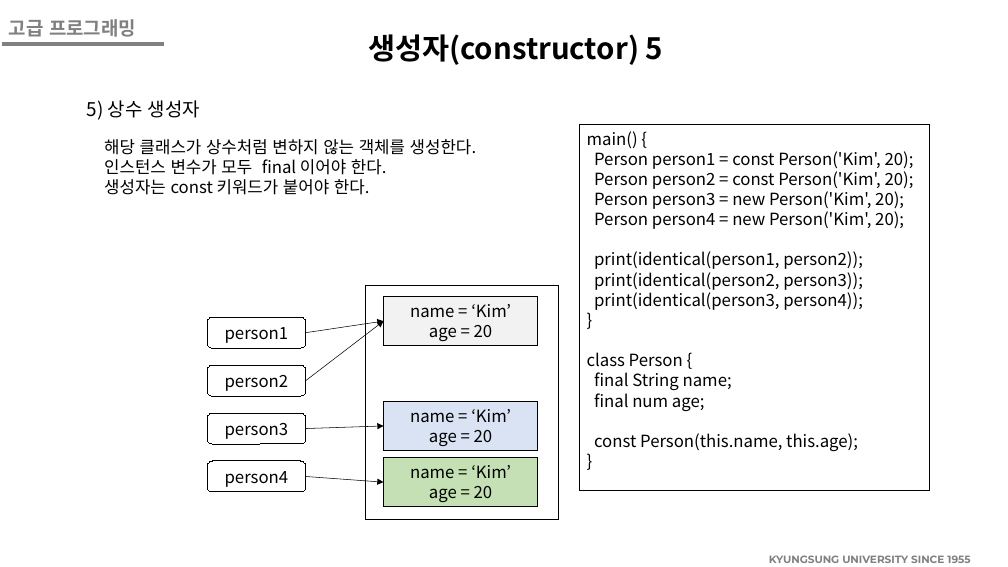
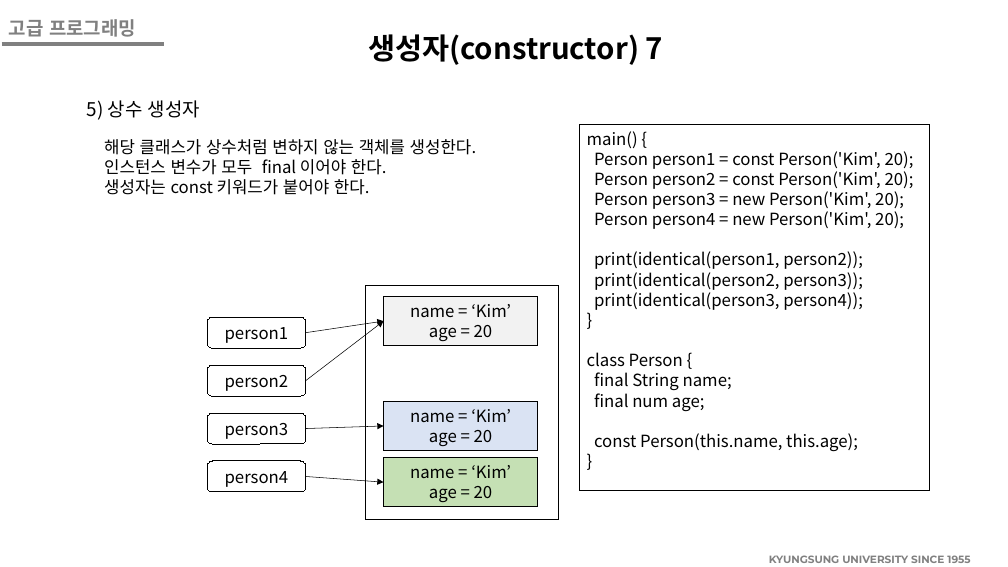
Before and after one commit to WeslySloan/High-Level-Programming, a slide deck: slide 33 of 5주차/고급프로그래밍05Dart2.pptx (slide 32 before the commit). Drawn at 1008x567 pixels with LibreOffice and Linux fonts; fonts in the diff are those of the drawing; background and template pictures are left out. Boxes give left, top, right and bottom in pixels: in the first picture for what was removed or moved away, otherwise in the second. Text is boxed around its words. In the diff, an @@ line names an element or a change of style, - is before the commit and + after.

```diff
--- a/5주차/고급프로그래밍05Dart2.pptx
+++ b/5주차/고급프로그래밍05Dart2.pptx
@@ text at (368, 34, 663, 65): text changed @@
-생성자(constructor) 5
+생성자(constructor) 7
```
Also in this commit, not shown: 3 other slides changed, 1 slide added.
